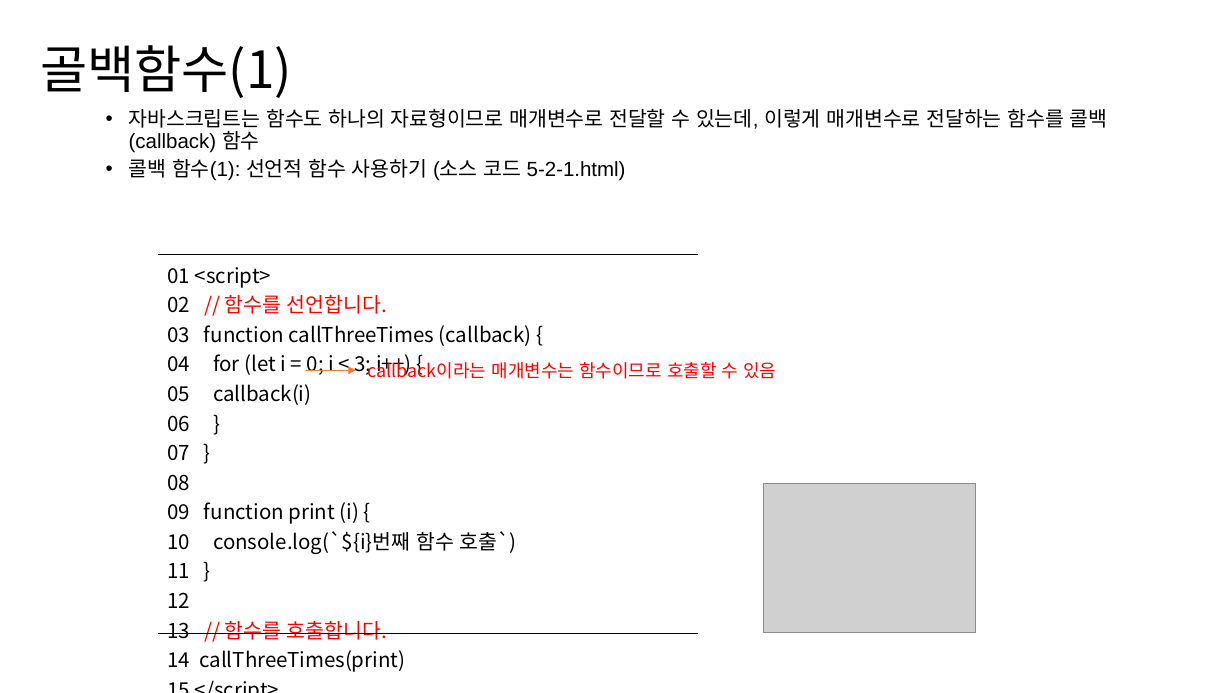
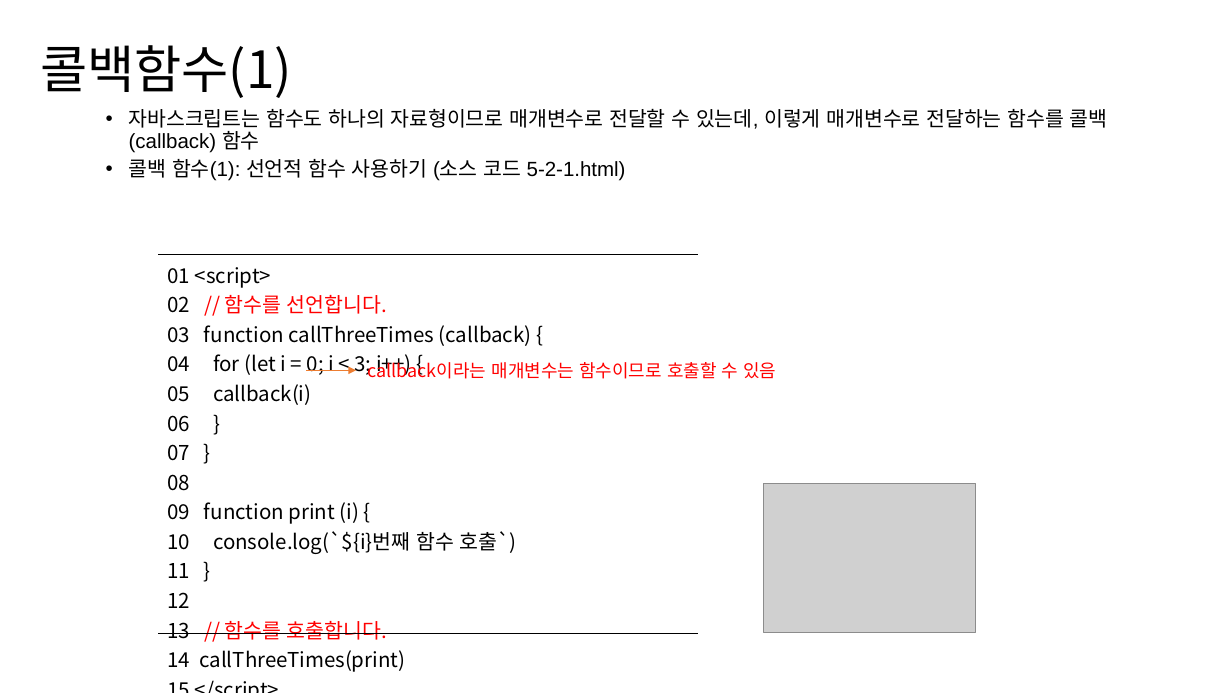
Before and after one commit to hizerdfo/poly_data_javascript_2023, a slide deck: slide 3 of 304-함수와 스코프/304-4.콜백함수.pptx. Drawn at 1232x693 pixels with LibreOffice and Linux fonts; fonts in the diff are those of the drawing; grey boxes stand for pictures. Boxes give left, top, right and bottom in pixels: in the first picture for what was removed or moved away, otherwise in the second. Text is boxed around its words. In the diff, an @@ line names an element or a change of style, - is before the commit and + after.

```diff
--- a/304-함수와 스코프/304-4.콜백함수.pptx
+++ b/304-함수와 스코프/304-4.콜백함수.pptx
@@ text at (40, 45, 292, 98): text changed @@
-골백함수(1)
+콜백함수(1)
```
Also in this commit, not shown: 17 other files.
